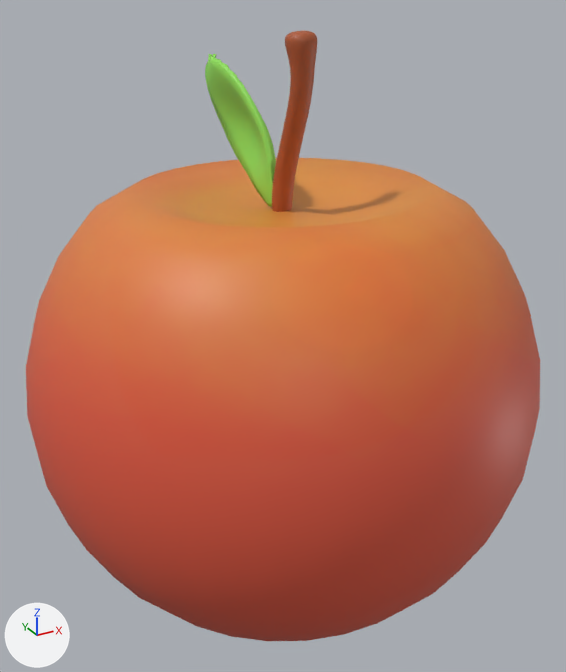
One commit to the glTF model models/Apple.glb: the scene before it, then after it.
Camera for both pictures: a 50 mm lens placed at (-1.37, -2.5, 1.47), pointed at (0.0, 0.01, 0.22). Arrows for +X, +Y and +Z are at lower left; the lights stay in place. The first picture is the older version. Where no turn or scale is listed for an object, it has been applied to the vertices.
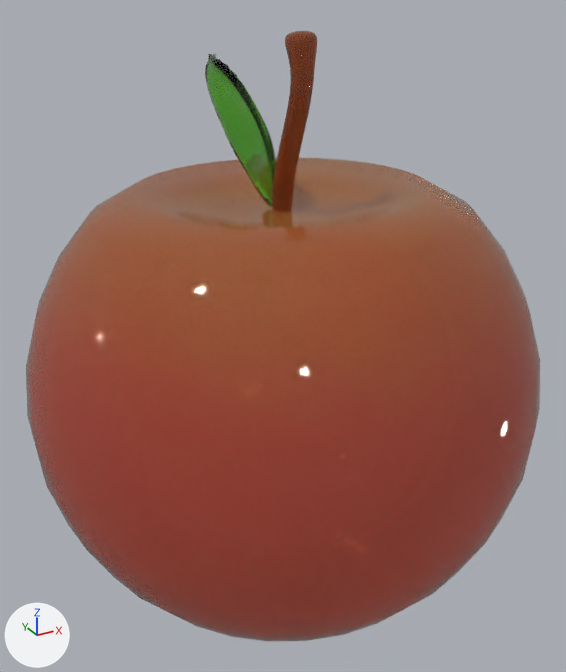
Pixel boxes (x1, y1, x2, y2) of what changed, in the pictures (566 x 672 px):
'Sphere', surface changed (orange to red): (26, 158, 540, 641) in both
'Circle', surface changed: (205, 54, 276, 207) in both
'Cube', surface changed: (272, 31, 317, 212) in both

What changed in the scene script:
```text
Change mat_material:
    where n0 = _N.new('ShaderNodeBsdfPrincipled'); n0.name = 'Principled BSDF'
    add n0.inputs[2].default_value = 0.0  # 'Roughness'
    add n0.inputs[3].default_value = 1.45  # 'IOR'
    add n0.inputs[18].default_value = 0.65  # 'Transmission Weight'
    add n3 = _N.new('ShaderNodeMath'); n3.name = 'Math'
    add n3.operation = 'MULTIPLY'
    add n3.inputs[1].default_value = 0.9  # 'Value'
    where n2 = _N.new('ShaderNodeTexImage'); n2.name = 'Image Texture'
    add _L.new(n3.outputs[0], n0.inputs[4])  # 'Value' to 'Alpha'
    add _L.new(n2.outputs[1], n3.inputs[0])  # 'Alpha' to 'Value'
Change mat_green:
    add mat_green.transmission_weight = 1.65
Change mat_brown:
    add mat_brown.transmission_weight = 0.65
```
